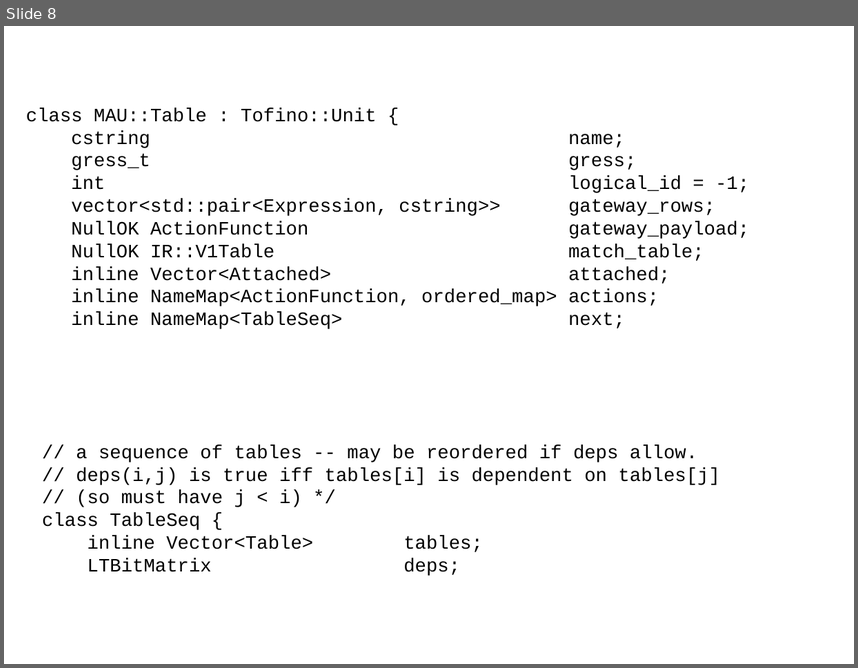
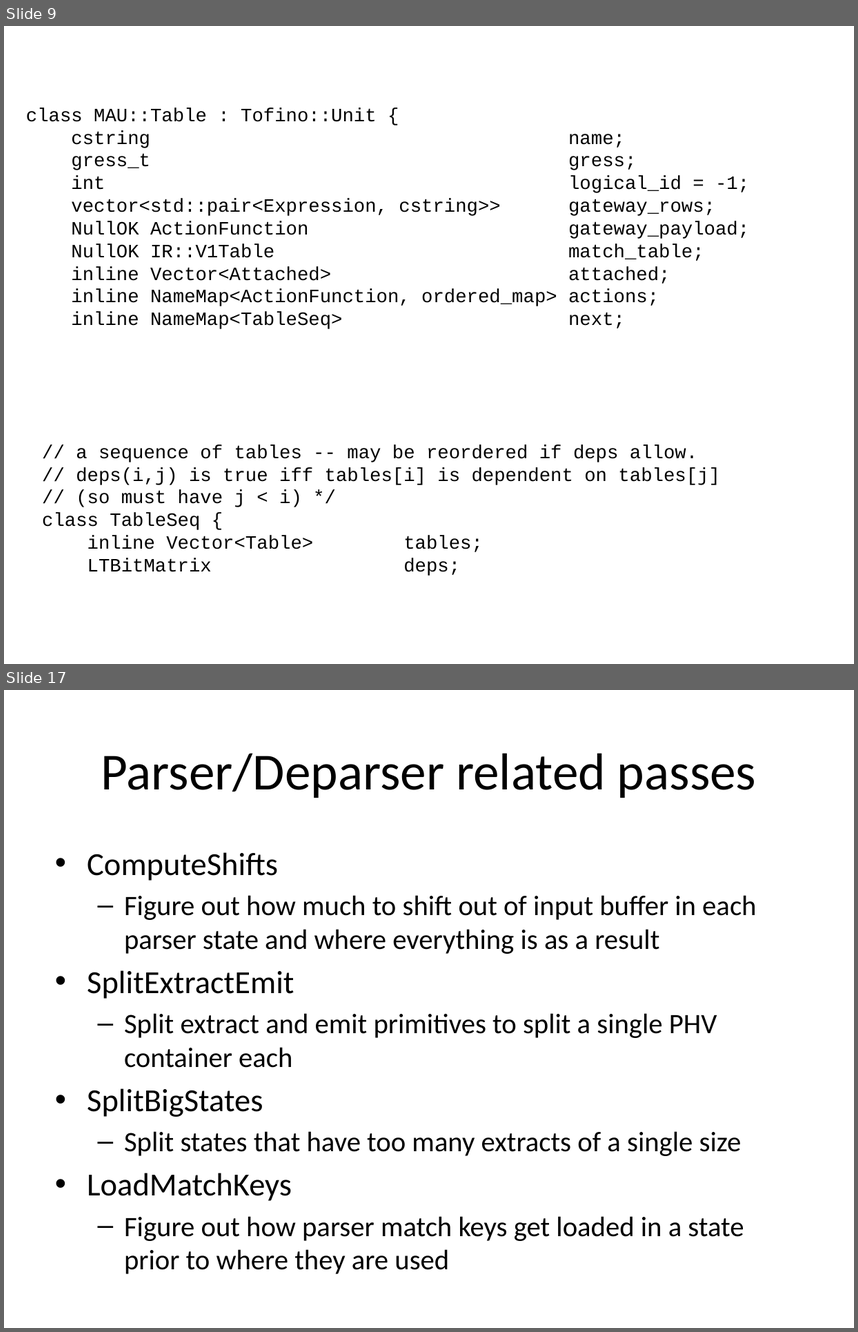
Before and after one commit to p4lang/bf-p4c, a slide deck: docs/TofinoBackend.pptx. Shown one above the other, each under a label of ours: slide 8 before the commit, slides 9 and 17 after it; the slides between them are not shown. The pictures are 858x668 and 858x1332 pixels, drawn with LibreOffice and Linux fonts; fonts in the diff are those of the drawing. Boxes give left, top, right and bottom in pixels: in the first picture for what was removed or moved away, otherwise in the second. Text is boxed around its words. In the diff, an @@ line names an element or a change of style, - is before the commit and + after.

```diff
--- a/docs/TofinoBackend.pptx
+++ b/docs/TofinoBackend.pptx
@@ slide 17 added at <box>4,690,854,1328</box>, background #FFFFFF @@
@@ title added at <box>101,753,756,798</box>, 44 pt, text #000000 @@
+Parser/Deparser related passes
@@ text added at <box>87,852,756,1274</box>, 23.8 pt, text #000000 @@
+• ComputeShifts
+  – Figure out how much to shift out of input buffer in each parser state and where everything is as a result
+• SplitExtractEmit
+  – Split extract and emit primitives to split a single PHV container each
+• SplitBigStates
+  – Split states that have too many extracts of a single size
+• LoadMatchKeys
+  – Figure out how parser match keys get loaded in a state prior to where they are used
@@ what was slide 8 is now slide 9 @@
```
Also in this commit, not shown: 2 slides changed, 9 other slides added, 1 slide removed.
